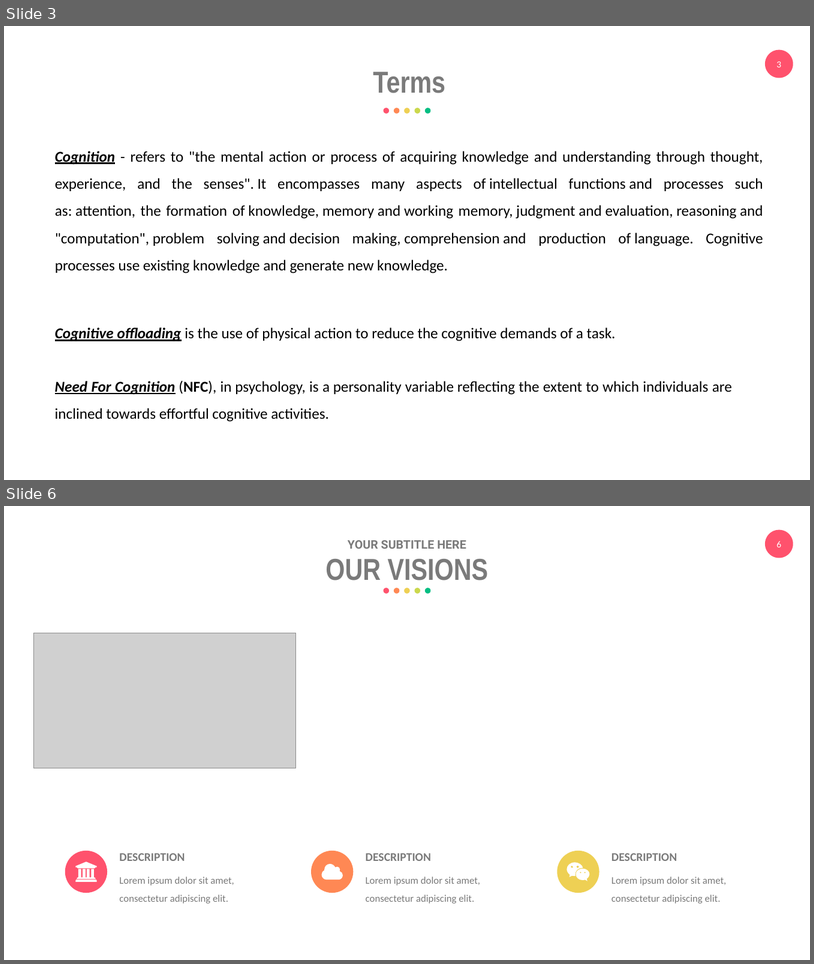
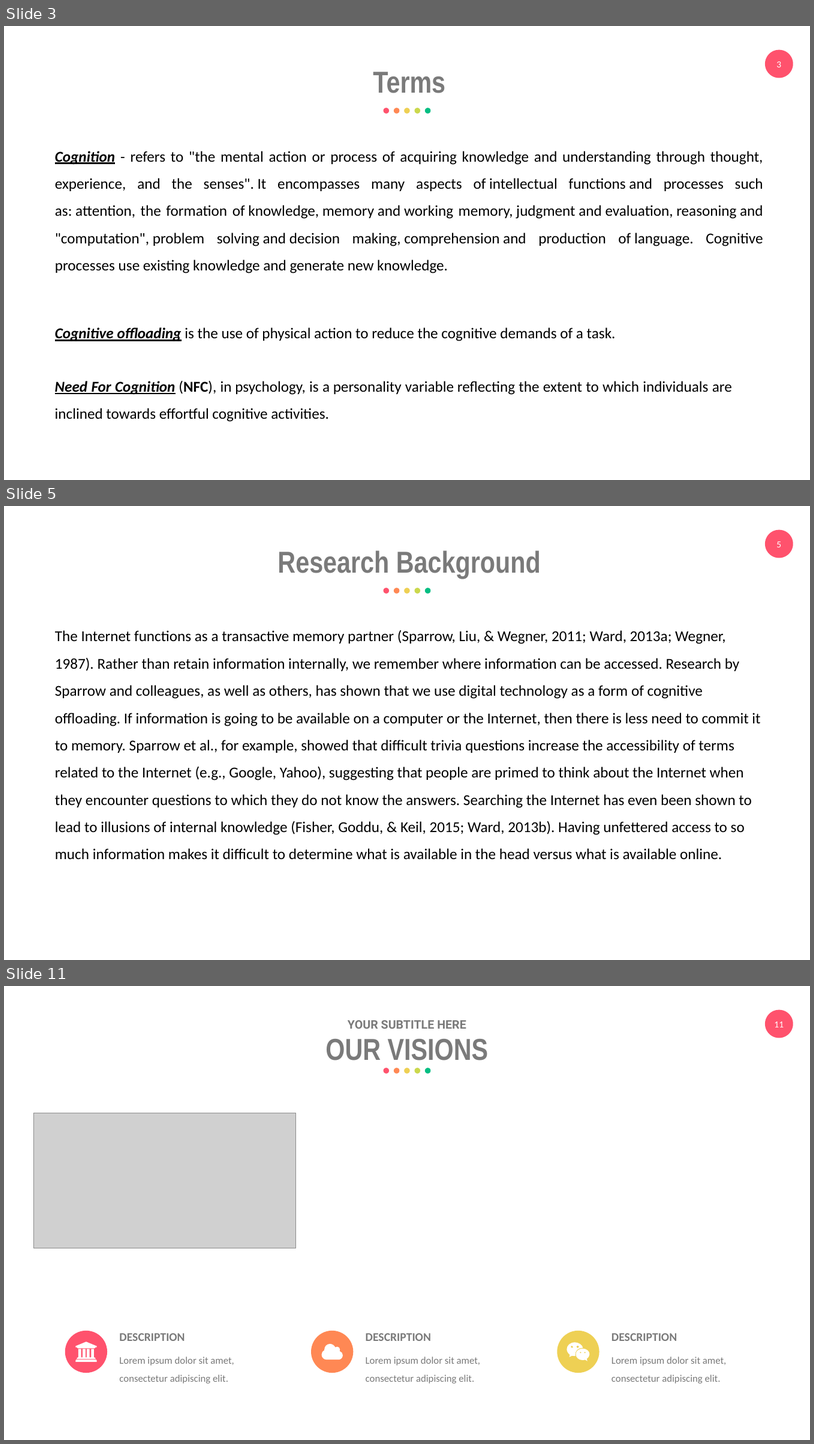
Before and after one commit to eemintz/ResearchML, a slide deck: PresentationEliyahuMintz.pptx. Shown one above the other, each under a label of ours: slides 3 and 6 before the commit, slides 3, 5 and 11 after it; the slides between them are not shown. The pictures are 814x964 and 814x1444 pixels, drawn with LibreOffice and Linux fonts; fonts in the diff are those of the drawing; grey boxes stand for pictures. Boxes give left, top, right and bottom in pixels: in the first picture for what was removed or moved away, otherwise in the second. Text is boxed around its words. In the diff, an @@ line names an element or a change of style, - is before the commit and + after.

```diff
--- a/PresentationEliyahuMintz.pptx
+++ b/PresentationEliyahuMintz.pptx
@@ slide 5 added at [4,506,810,960], background #FFFFFF; not listed: 2 template elements that a slide beside it also shows @@
@@ text added at [278,550,541,579], 36 pt, text #7A7A7A, bold @@
+Research Background
@@ group added at [384,588,431,594]: 5 ellipses @@
@@ text added at [55,630,761,859], 18 pt, text #000000 @@
+The Internet functions as a transactive memory partner (Sparrow, Liu, & Wegner, 2011; Ward, 2013a; Wegner, 1987). Rather than retain information internally, we remember where information can be accessed. Research by Sparrow and colleagues, as well as others, has shown that we use digital technology as a form of cognitive offloading. If information is going to be available on a computer or the Internet, then there is less need to commit it to memory. Sparrow et al., for example, showed that difficult trivia questions increase the accessibility of terms related to the Internet (e.g., Google, Yahoo), suggesting that people are primed to think about the Internet when they encounter questions to which they do not know the answers. Searching the Internet has even been shown to lead to illusions of internal knowledge (Fisher, Goddu, & Keil, 2015; Ward, 2013b). Having unfettered access to so much information makes it difficult to determine what is available in the head versus what is available online.
@@ what was slide 6 is now slide 11 @@
@@ page number at [774,1021,784,1027]: text changed @@
-6
+11
```
Also in this commit, not shown: 4 slides changed, 6 other slides added, 4 slides removed.
